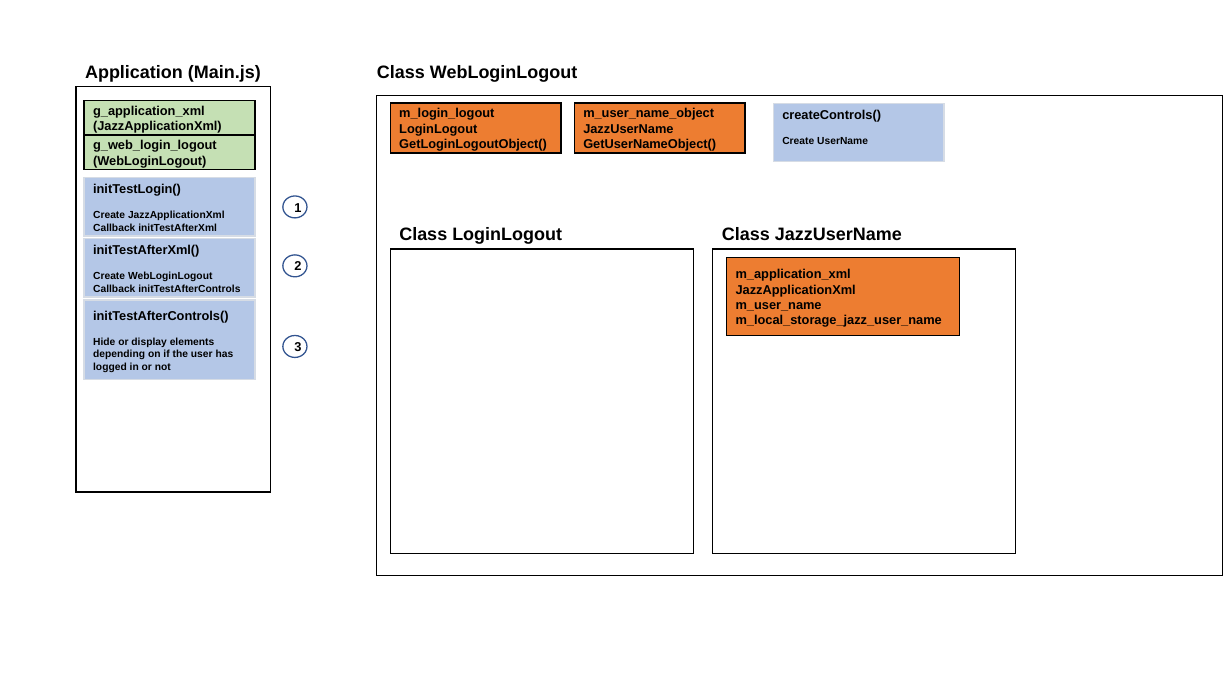
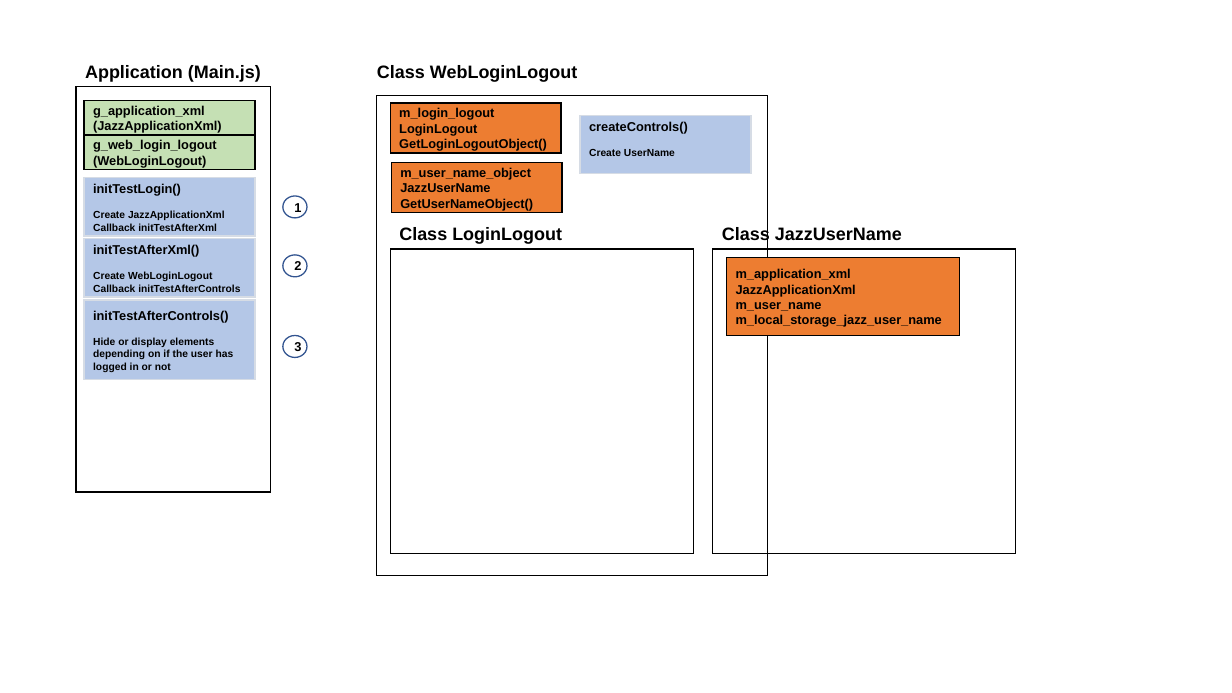
Before and after one commit to JazzLiveAarau/WwwLogin, a slide deck: slide 4 of Description/WebLoginLogout.pptx (slide 3 before the commit). Drawn at 1232x693 pixels with LibreOffice and Linux fonts; fonts in the diff are those of the drawing. Boxes give left, top, right and bottom in pixels: in the first picture for what was removed or moved away, otherwise in the second. Text is boxed around its words. In the diff, an @@ line names an element or a change of style, - is before the commit and + after.

```diff
--- a/Description/WebLoginLogout.pptx
+++ b/Description/WebLoginLogout.pptx
@@ rectangle: place and size @@
-rectangle at [376,95,1223,576]
+rectangle at [376,95,767,576]
@@ rectangle "createControls()": place and size @@
-rectangle "createControls()" at [774,104,945,162]
+rectangle "createControls()" at [580,116,751,174]
@@ rectangle "m_user_name_object": place and size @@
-rectangle "m_user_name_object" at [574,104,745,153]
+rectangle "m_user_name_object" at [391,163,562,213]
```
Also in this commit, not shown: 1 slide added, 7 other files.
